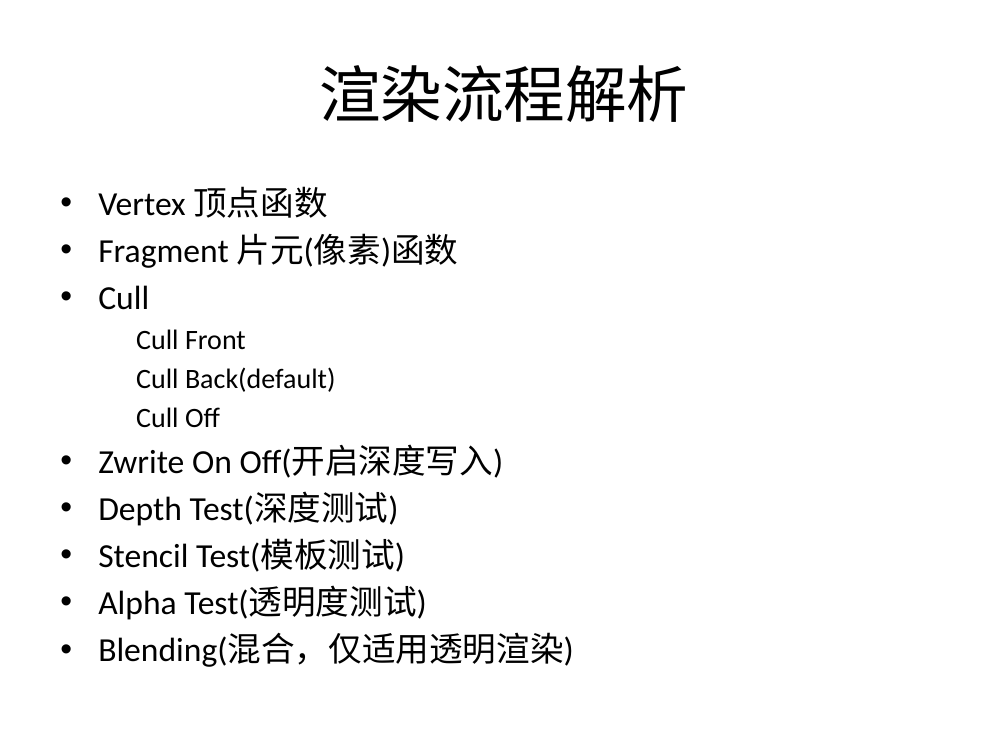
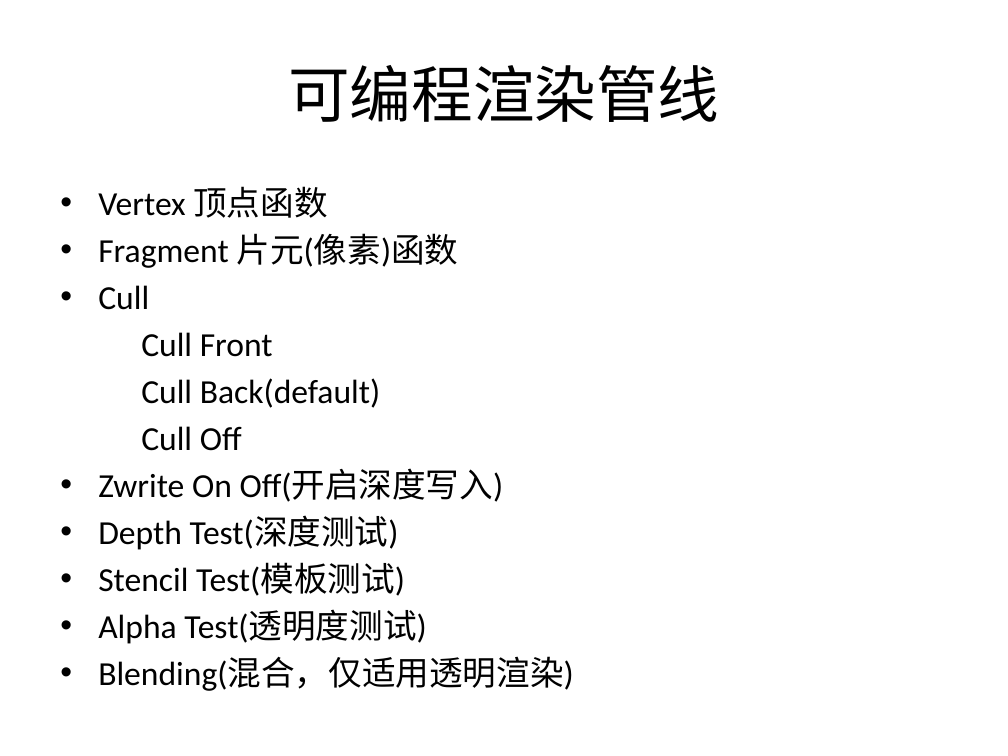
Before and after one commit to eangulee/UnityPerformanceOptimization, a slide deck: slide 20 of GPU Render Pipepline.pptx (slide 15 before the commit). Drawn at 1008x756 pixels with LibreOffice and Linux fonts; fonts in the diff are those of the drawing. Boxes give left, top, right and bottom in pixels: in the first picture for what was removed or moved away, otherwise in the second. Text is boxed around its words. In the diff, an @@ line names an element or a change of style, - is before the commit and + after.

Commit message:
新增渲染管线流程文字描述

```diff
--- a/GPU Render Pipepline.pptx
+++ b/GPU Render Pipepline.pptx
@@ title at (288,65,719,122): text changed @@
-渲染流程解析
+可编程渲染管线
@@ text at (141,332,380,451): size 20 to 24 pt in "Cull Front", "Cull Back(default)", "Cull Off" @@
```
Also in this commit, not shown: 3 other slides changed, 5 slides added.
